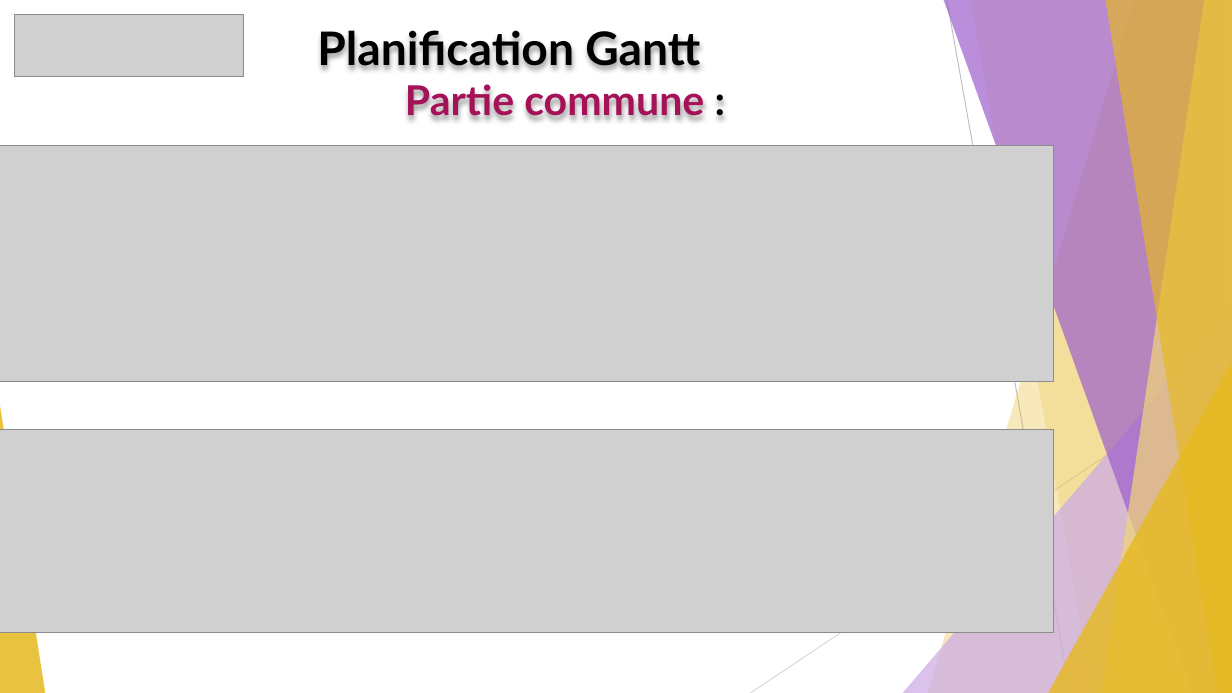
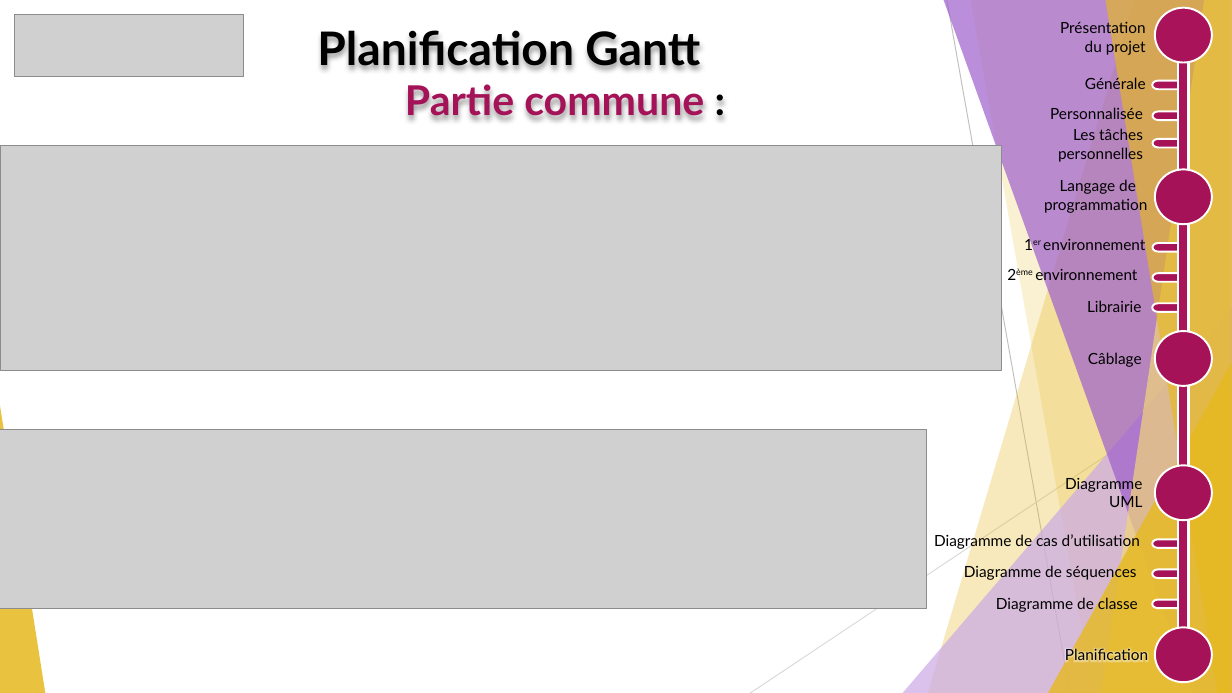
Before and after one commit to GuiguiMvn/Systeme-Escape-Game-Telethon, a slide deck: slide 15 of Guillaume/Documents/Diapo Revues/Revue 2 de projet étudiant 1 Escape Game Téléthon.pptx. Drawn at 1232x693 pixels with LibreOffice and Linux fonts; fonts in the diff are those of the drawing; grey boxes stand for pictures. Boxes give left, top, right and bottom in pixels: in the first picture for what was removed or moved away, otherwise in the second. Text is boxed around its words. In the diff, an @@ line names an element or a change of style, - is before the commit and + after.

```diff
--- a/Guillaume/Documents/Diapo Revues/Revue 2 de projet étudiant 1 Escape Game Téléthon.pptx
+++ b/Guillaume/Documents/Diapo Revues/Revue 2 de projet étudiant 1 Escape Game Téléthon.pptx
@@ text added at (1060, 20, 1146, 55), 12 pt, text #000000 @@
+Présentation du projet
@@ ellipse added at (1155, 7, 1213, 62), fill #A8135A, outline #FFFFFF 1.5 pt @@
@@ rectangle added at (1178, 26, 1189, 659), fill #A8135A, outline #FFFFFF 1.5 pt @@
@@ rectangle added at (1178, 43, 1189, 643), fill #FFFFFF, outline #FFFFFF 1.5 pt @@
@@ text added at (1085, 75, 1146, 92), 12 pt, text #000000 @@
+Générale
@@ pill shape added at (1153, 80, 1189, 89), fill #A8135A, outline #FFFFFF 1.5 pt @@
@@ text added at (1050, 105, 1143, 122), 12 pt, text #000000 @@
+Personnalisée
@@ pill shape added at (1153, 112, 1189, 120), fill #A51258, outline #FFFFFF 1.5 pt @@
@@ picture: place and size @@
-picture at (0, 146, 1054, 382)
+picture at (0, 146, 1002, 371)
@@ text added at (1058, 127, 1143, 162), 12 pt, text #000000 @@
+Les tâches personnelles
@@ pill shape added at (1153, 139, 1189, 147), fill #A51258, outline #FFFFFF 1.5 pt @@
@@ text added at (1044, 177, 1147, 213), 12 pt, text #000000 @@
+Langage de programmation
@@ ellipse added at (1155, 169, 1213, 224), fill #A51258, outline #FFFFFF 1.5 pt @@
@@ text added at (1043, 236, 1145, 250), 12 pt, text #000000 @@
+1er environnement
@@ text added at (1035, 266, 1137, 283), 12 pt, text #000000 @@
+2ème environnement
@@ pill shape added at (1153, 243, 1189, 251), fill #A51258, outline #FFFFFF 1.5 pt @@
@@ pill shape added at (1153, 274, 1189, 282), fill #A51258, outline #FFFFFF 1.5 pt @@
@@ text added at (1087, 300, 1141, 312), 12 pt, text #000000 @@
+Librairie
@@ pill shape added at (1153, 303, 1189, 311), fill #A51258, outline #FFFFFF 1.5 pt @@
@@ text added at (1088, 352, 1142, 367), 12 pt, text #000000 @@
+Câblage
@@ ellipse added at (1155, 331, 1213, 385), fill #A51258, outline #FFFFFF 1.5 pt @@
@@ picture: place and size @@
-picture at (0, 430, 1054, 633)
+picture at (0, 430, 927, 609)
@@ text added at (1065, 475, 1142, 511), 12 pt, text #000000 @@
+Diagramme UML
@@ ellipse added at (1155, 466, 1213, 520), fill #A51258, outline #FFFFFF 1.5 pt @@
@@ text added at (934, 532, 1140, 549), 12 pt, text #000000 @@
+Diagramme de cas d’utilisation
@@ text added at (964, 564, 1137, 581), 12 pt, text #000000 @@
+Diagramme de séquences
@@ pill shape added at (1153, 569, 1189, 578), fill #A51258, outline #FFFFFF 1.5 pt @@
@@ pill shape added at (1153, 540, 1189, 548), fill #A51258, outline #FFFFFF 1.5 pt @@
@@ text added at (996, 595, 1138, 612), 12 pt, text #000000 @@
+Diagramme de classe
@@ pill shape added at (1153, 600, 1189, 608), fill #A51258, outline #FFFFFF 1.5 pt @@
@@ ellipse added at (1155, 628, 1213, 682), fill #A51258, outline #FFFFFF 1.5 pt @@
@@ text added at (1065, 647, 1148, 662), 12 pt, text #000000 @@
+Planification
```
Also in this commit, not shown: 14 other slides changed.
